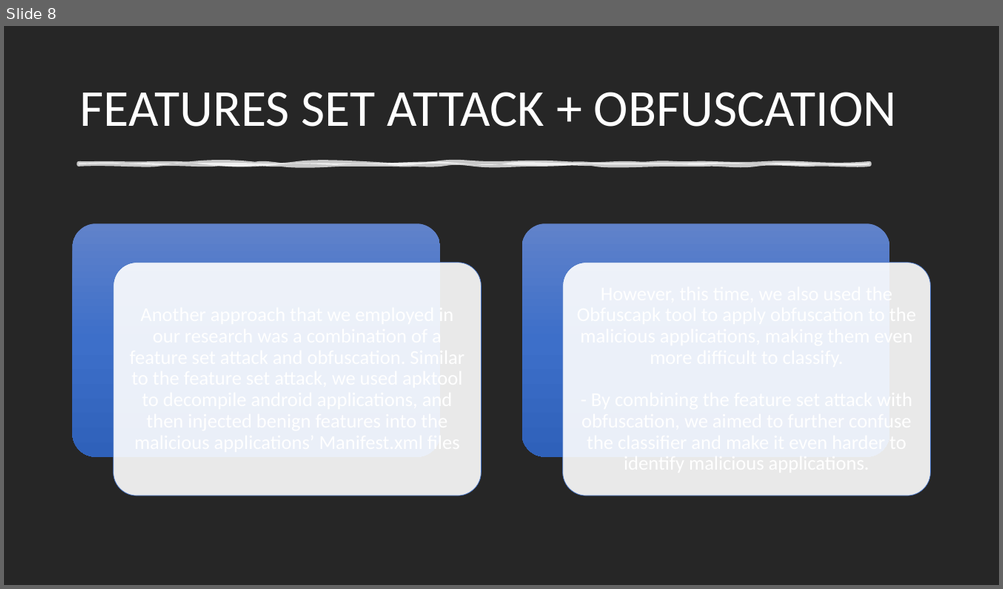
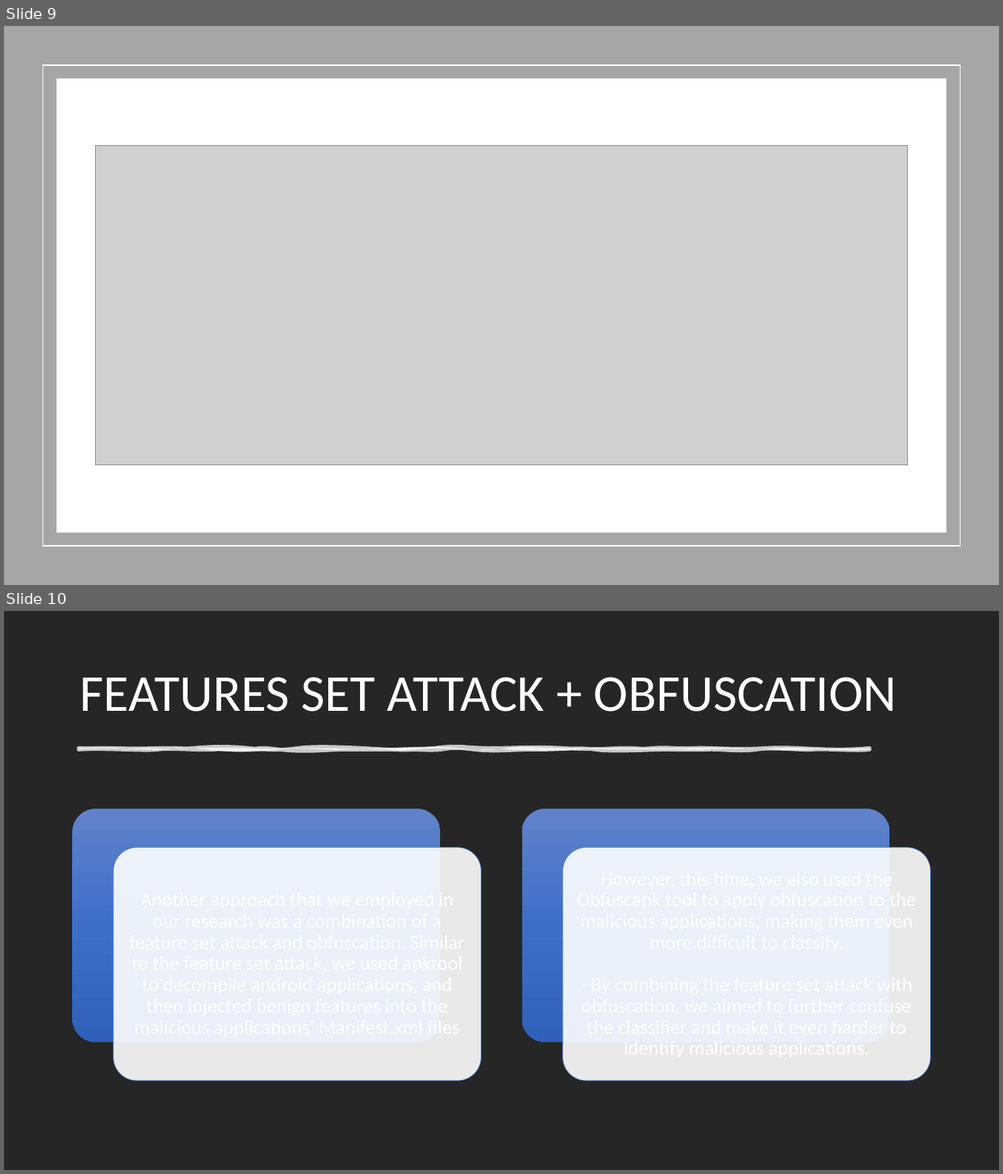
Before and after one commit to TalMalchi/drebin-android-attack, a slide deck: Presentation.pptx. Shown one above the other, each under a label of ours: slide 8 before the commit, slides 9 and 10 after it. The pictures are 1003x589 and 1003x1174 pixels, drawn with LibreOffice and Linux fonts; fonts in the diff are those of the drawing; grey boxes stand for pictures. Boxes give left, top, right and bottom in pixels: in the first picture for what was removed or moved away, otherwise in the second. Text is boxed around its words. In the diff, an @@ line names an element or a change of style, - is before the commit and + after.

```diff
--- a/Presentation.pptx
+++ b/Presentation.pptx
@@ slide 9 added at <box>4,26,999,585</box>, background #FFFFFF @@
@@ rectangle added at <box>4,26,999,585</box>, fill #A6A6A6 @@
@@ rectangle added at <box>42,65,960,547</box>, outline #FFFFFF 1 pt @@
@@ rectangle added at <box>57,79,946,533</box>, fill #FFFFFF @@
@@ picture added at <box>96,145,908,466</box> @@
@@ what was slide 8 is now slide 10 @@
```
Also in this commit, not shown: 7 slides changed, 1 other slide added.
